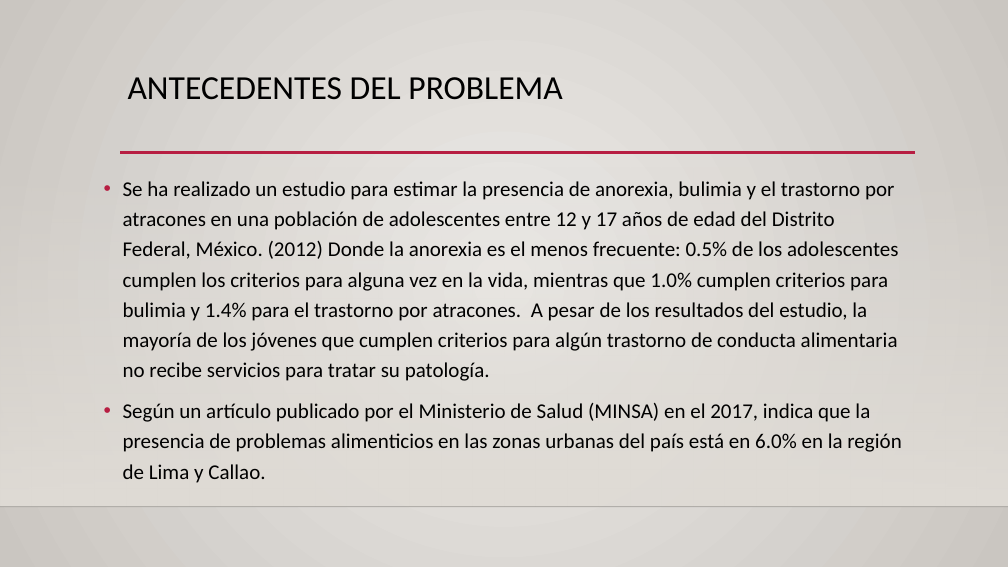
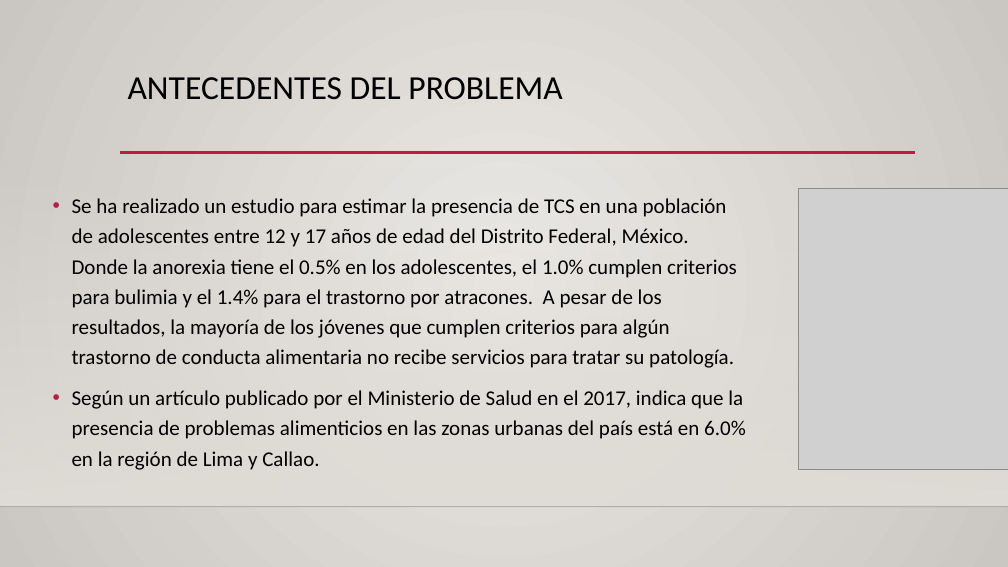
Before and after one commit to patriciamz-153/tesis, a slide deck: slide 3 of Presentación de Tesis Parte 2.pptx. Drawn at 1008x567 pixels with LibreOffice and Linux fonts; fonts in the diff are those of the drawing; grey boxes stand for pictures; background and template pictures are left out. Boxes give left, top, right and bottom in pixels: in the first picture for what was removed or moved away, otherwise in the second. Text is boxed around its words. In the diff, an @@ line names an element or a change of style, - is before the commit and + after.

```diff
--- a/Presentación de Tesis Parte 2.pptx
+++ b/Presentación de Tesis Parte 2.pptx
@@ text "Se ha realizado un estudio ..." at (x1=72, y1=198, x2=746, y2=470): vertical alignment top to middle @@
@@ text at (x1=72, y1=198, x2=746, y2=470): text changed @@
-• Se ha realizado un estudio para estimar la presencia de anorexia, bulimia y el trastorno por atracones en una población de adolescentes entre 12 y 17 años de edad del Distrito Federal, México. (2012) Donde la anorexia es el menos frecuente: 0.5% de los adolescentes cumplen los criterios para alguna vez en la vida, mientras que 1.0% cumplen criterios para bulimia y 1.4% para el trastorno por atracones. A pesar de los resultados del estudio, la mayoría de los jóvenes que cumplen criterios para algún trastorno de conducta alimentaria no recibe servicios para tratar su patología.
-• Según un artículo publicado por el Ministerio de Salud (MINSA) en el 2017, indica que la presencia de problemas alimenticios en las zonas urbanas del país está en 6.0% en la región de Lima y Callao.
+• Se ha realizado un estudio para estimar la presencia de TCS en una población de adolescentes entre 12 y 17 años de edad del Distrito Federal, México. Donde la anorexia tiene el 0.5% en los adolescentes, el 1.0% cumplen criterios para bulimia y el 1.4% para el trastorno por atracones. A pesar de los resultados, la mayoría de los jóvenes que cumplen criterios para algún trastorno de conducta alimentaria no recibe servicios para tratar su patología.
+• Según un artículo publicado por el Ministerio de Salud en el 2017, indica que la presencia de problemas alimenticios en las zonas urbanas del país está en 6.0% en la región de Lima y Callao.
@@ picture added at (x1=799, y1=188, x2=1008, y2=470) @@
```
Also in this commit, not shown: 23 other slides changed, 2 other files.
